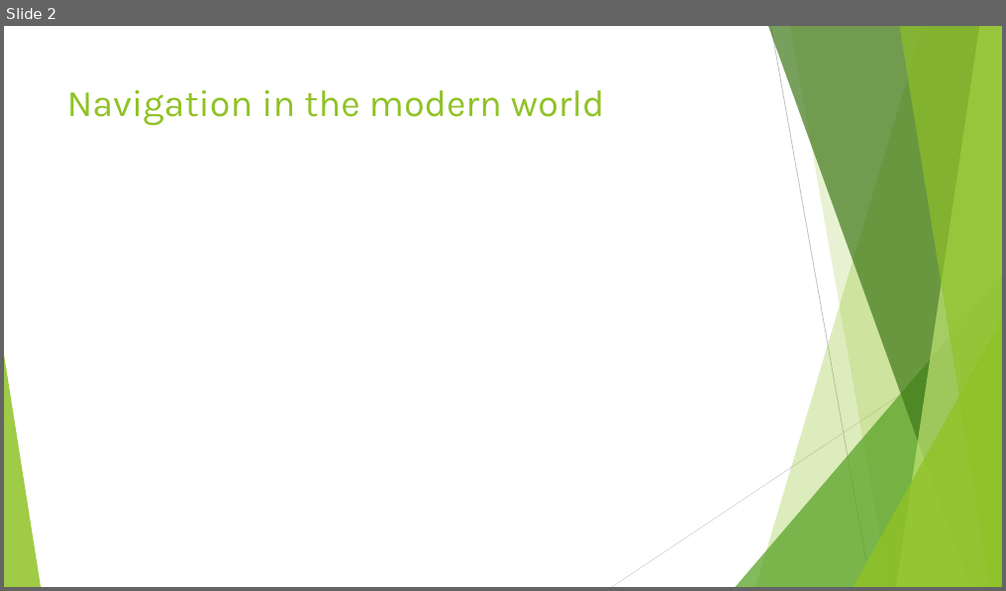
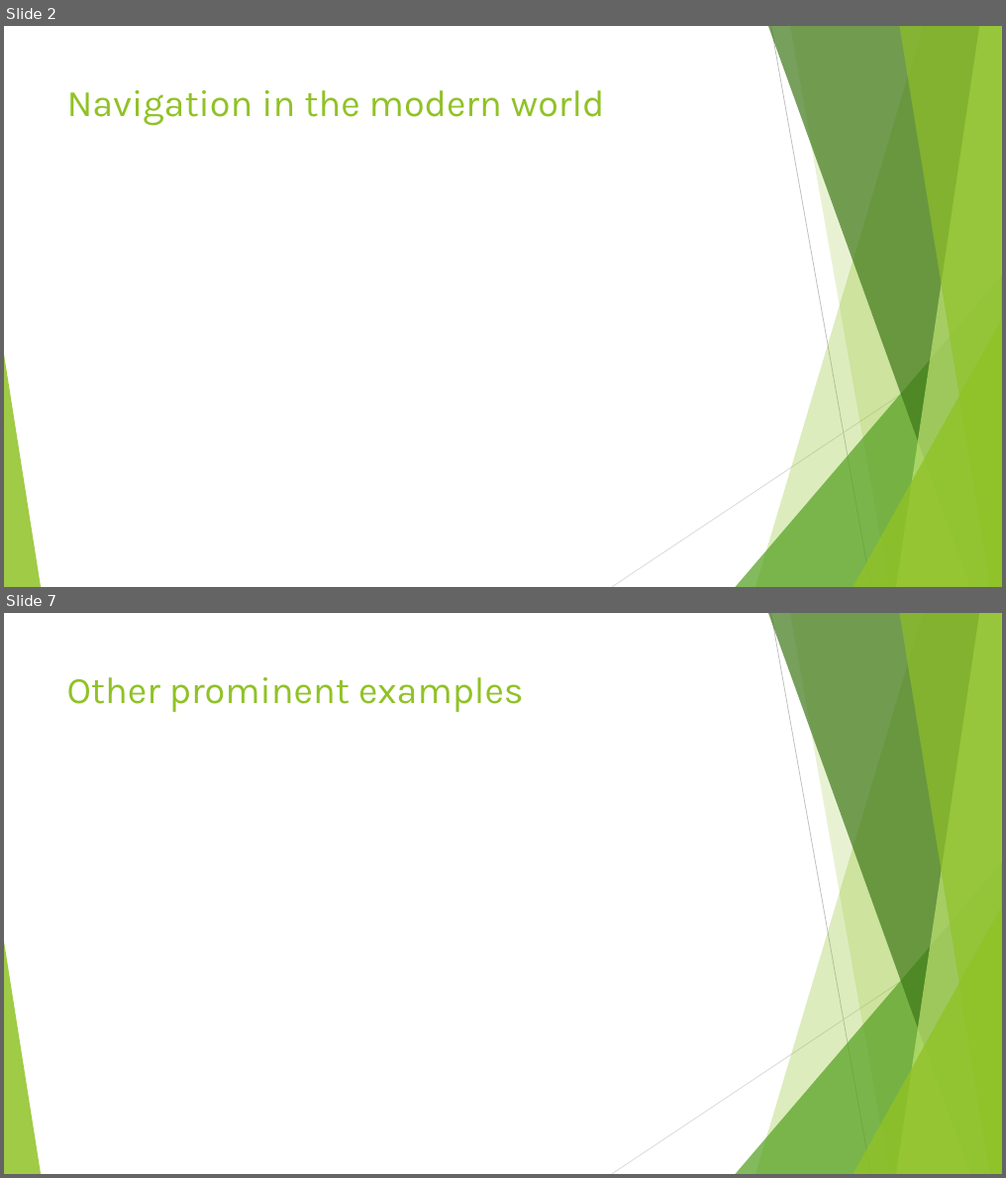
Before and after one commit to VlaStudy/ModelMapping, a slide deck: SustainabilityInNavigationPresentation.pptx. Shown one above the other, each under a label of ours: slide 2 before the commit, slides 2 and 7 after it; the slides between them are not shown. The pictures are 1006x591 and 1006x1178 pixels, drawn with LibreOffice and Linux fonts; fonts in the diff are those of the drawing. Boxes give left, top, right and bottom in pixels: in the first picture for what was removed or moved away, otherwise in the second. Text is boxed around its words. In the diff, an @@ line names an element or a change of style, - is before the commit and + after.

```diff
--- a/SustainabilityInNavigationPresentation.pptx
+++ b/SustainabilityInNavigationPresentation.pptx
@@ slide 7 added at <box>4,613,1002,1174</box>, background #FFFFFF; not listed: 10 template elements that a slide beside it also shows @@
@@ title added at <box>67,677,524,712</box>, 36 pt, text #90C226 @@
+Other prominent examples
```
Also in this commit, not shown: 6 other slides added, 3 slides removed, 3 other files.
